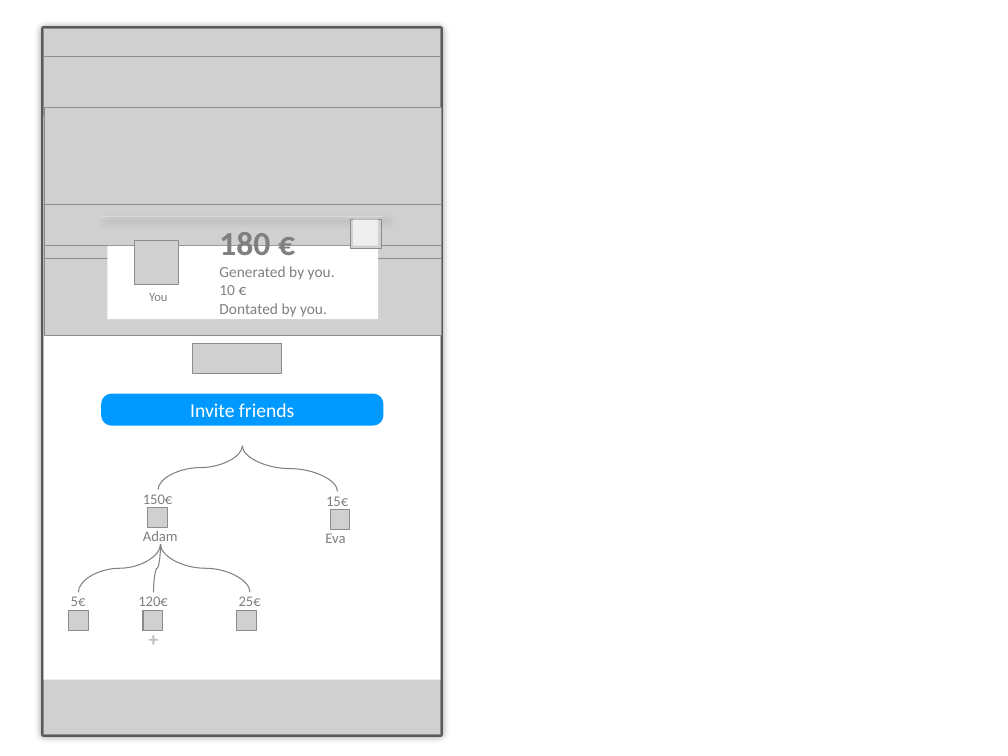
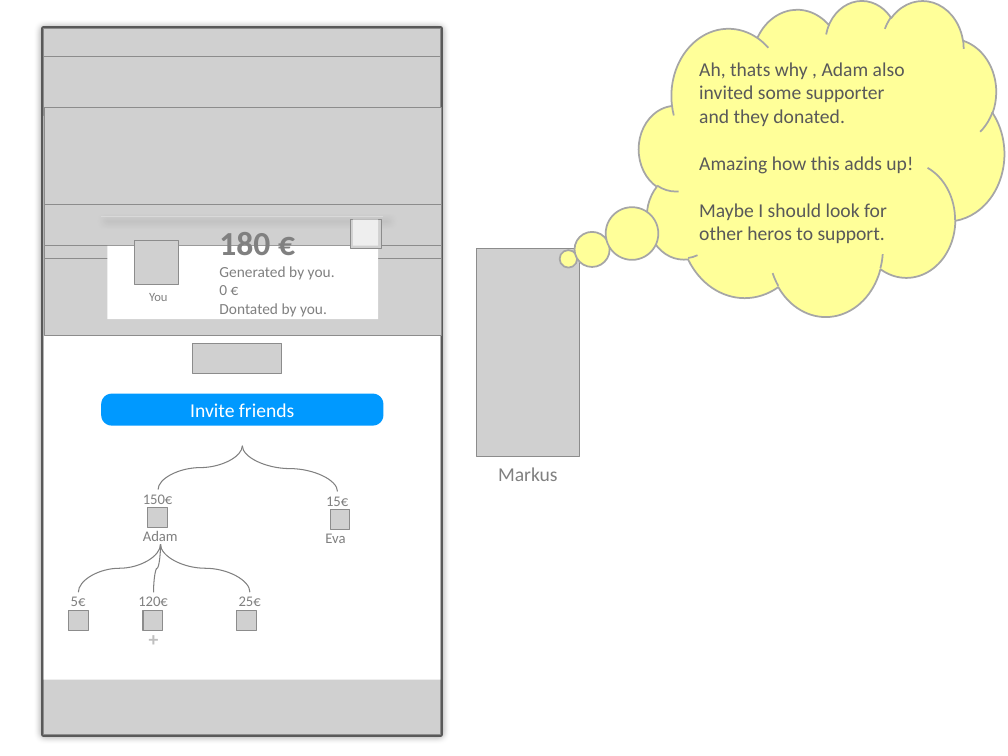
Before and after one commit to MoritzTheile/com.supeyou, a slide deck: slide 11 of com.supeyou.project/doc/SupeYou.pptx (slide 15 before the commit). Drawn at 1008x756 pixels with LibreOffice and Linux fonts; fonts in the diff are those of the drawing; grey boxes stand for pictures. Boxes give left, top, right and bottom in pixels: in the first picture for what was removed or moved away, otherwise in the second. Text is boxed around its words. In the diff, an @@ line names an element or a change of style, - is before the commit and + after.

```diff
--- a/com.supeyou.project/doc/SupeYou.pptx
+++ b/com.supeyou.project/doc/SupeYou.pptx
@@ thought cloud added at (639,0,1004,316), fill #FFFF99, outline #A6A6A6 1.25 pt, 14 pt, text #595959 @@
+Ah, thats why , Adam also invited some supporter and they donated.
+Amazing how this adds up!
+Maybe I should look for other heros to support.
@@ picture added at (477,249,580,457) @@
@@ text at (219,285,227,295): text changed @@
-10 €
+0 €
@@ text added at (498,467,558,481), 14 pt, text #808080 @@
+Markus
```
Also in this commit, not shown: 12 other slides changed, 7 slides added, 6 slides removed, 1 other file.
